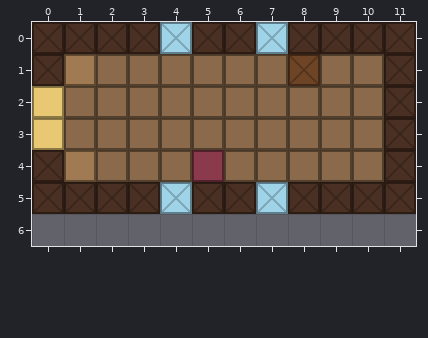
Two versions of a level (Tiled map (JSON), packages/content/cars-src/caboose.tmj). This is how it looked before the edit.
Cells are 32x32 px. Shown: x 0..11, y 0..6. The old version is drawn lined up with the new one.
The result:
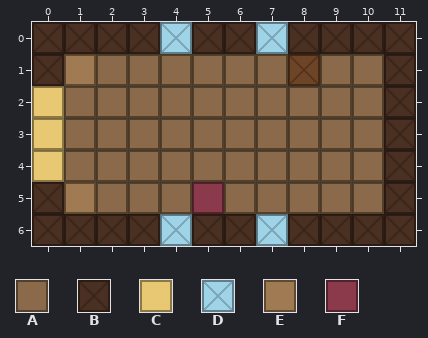
Key: from "cars": A 0, B 1, C 2, D 3, E 6, F 7.
_ is an empty cell.
Tiles replaced or removed in this view: B, D, E, F.
The exact change:
Changed rows in their new state; . is an unchanged cell.
map size 12x6 -> 12x7 cells
Layer "cells":
first column x 0:
4 CA...A......
5 .EAAAFAAAAA.
6 BBBBDBBDBBBB
Where, in picture pixels (left, top, right, bottom), the same in both pictures:
changed: (32, 150, 416, 246)
